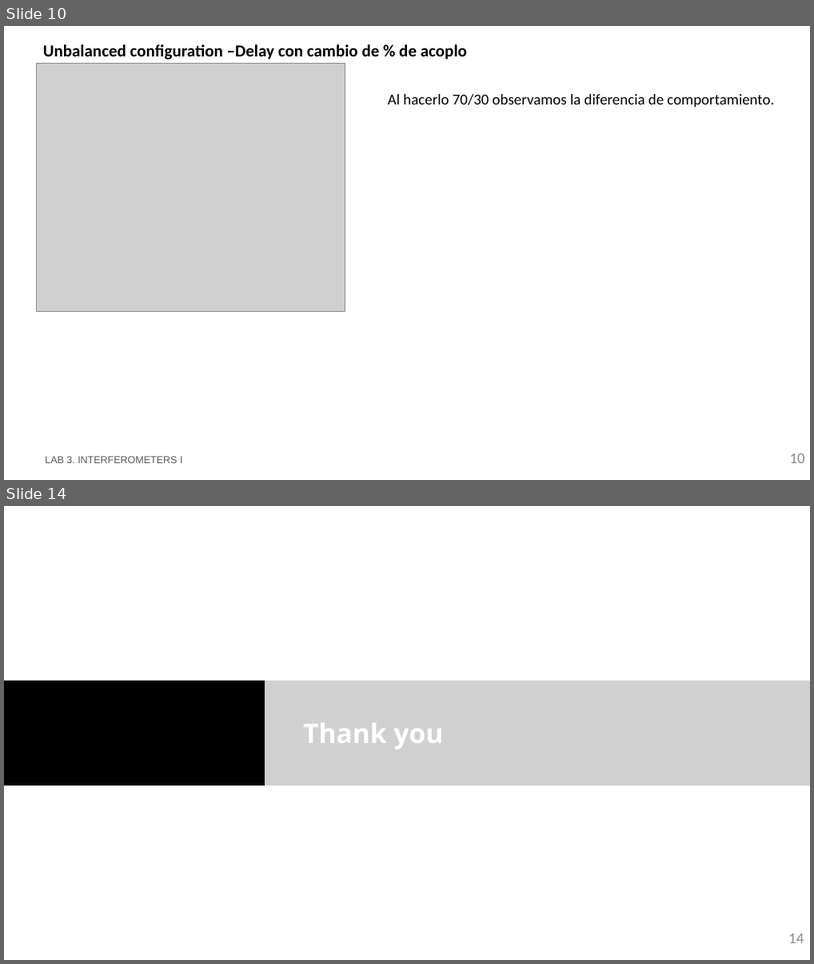
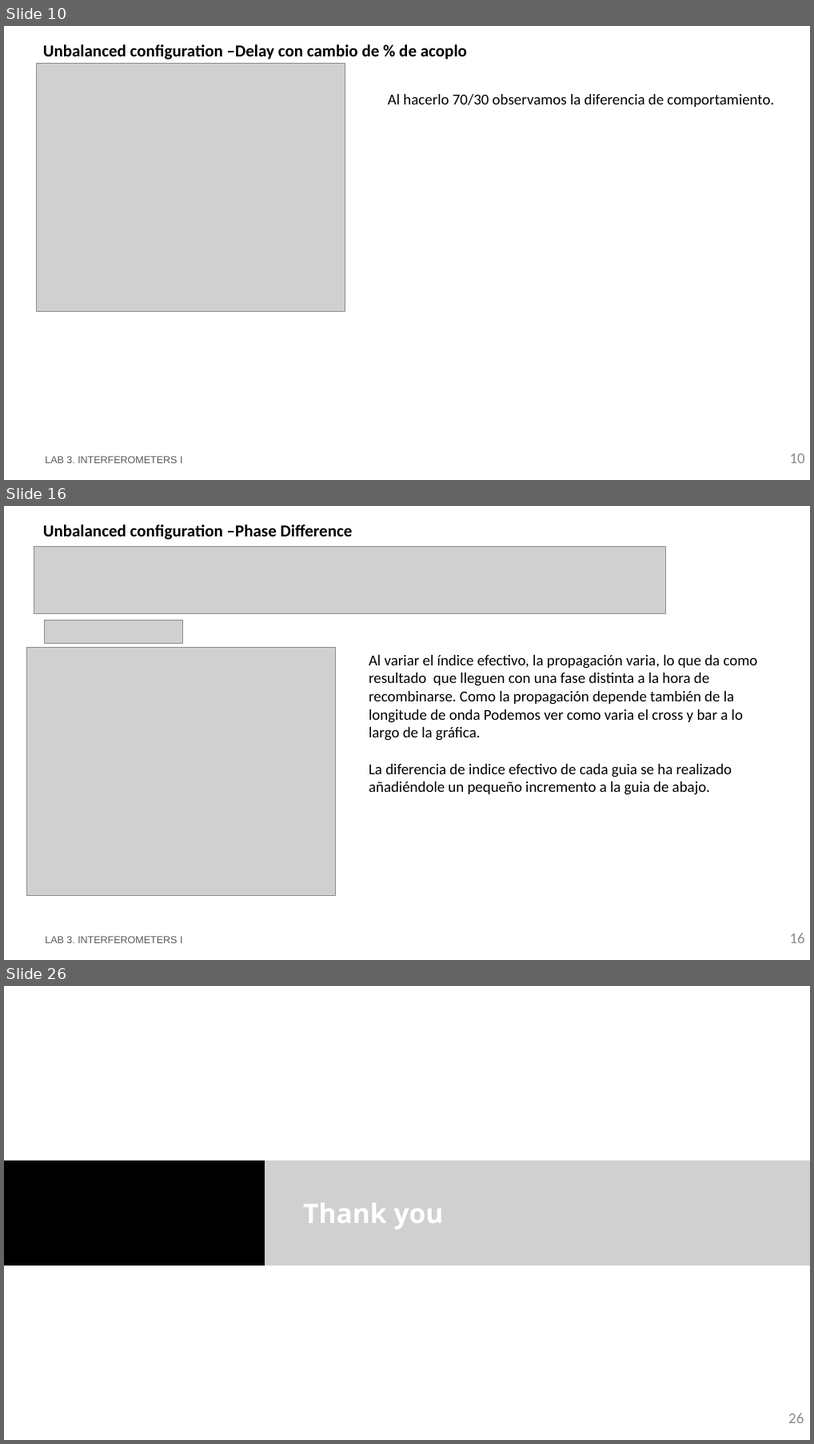
Before and after one commit to RobertoFernandezSevilla/pic-upv-lab3, a slide deck: LabBook_3.pptx. Shown one above the other, each under a label of ours: slides 10 and 14 before the commit, slides 10, 16 and 26 after it; the slides between them are not shown. The pictures are 814x964 and 814x1444 pixels, drawn with LibreOffice and Linux fonts; fonts in the diff are those of the drawing; grey boxes stand for pictures; background and template pictures are left out. Boxes give left, top, right and bottom in pixels: in the first picture for what was removed or moved away, otherwise in the second. Text is boxed around its words. In the diff, an @@ line names an element or a change of style, - is before the commit and + after.

```diff
--- a/LabBook_3.pptx
+++ b/LabBook_3.pptx
@@ slide 16 added at bbox=[4, 506, 810, 960], background #FFFFFF @@
@@ title added at bbox=[43, 524, 353, 540], 20 pt, text #000000, bold @@
+Unbalanced configuration –Phase Difference
@@ picture added at bbox=[34, 547, 666, 614] @@
@@ picture added at bbox=[45, 620, 183, 644] @@
@@ picture added at bbox=[27, 647, 335, 894] @@
@@ text added at bbox=[369, 655, 758, 795], 18 pt, text #000000 @@
+Al variar el índice efectivo, la propagación varia, lo que da como resultado que lleguen con una fase distinta a la hora de recombinarse. Como la propagación depende también de la longitude de onda Podemos ver como varia el cross y bar a lo largo de la gráfica.
+La diferencia de indice efectivo de cada guia se ha realizado
+añadiéndole un pequeño incremento a la guia de abajo.
@@ text added at bbox=[45, 936, 182, 943], 12 pt, text #585858 @@
+LAB 3. INTERFEROMETERS I
@@ page number added at bbox=[790, 932, 806, 943], 18 pt, text #8C8C8C @@
+16
@@ what was slide 14 is now slide 26 @@
@@ page number at bbox=[789, 1412, 804, 1423]: text changed @@
-14
+26
```
Also in this commit, not shown: 11 other slides added, 1 other file.
